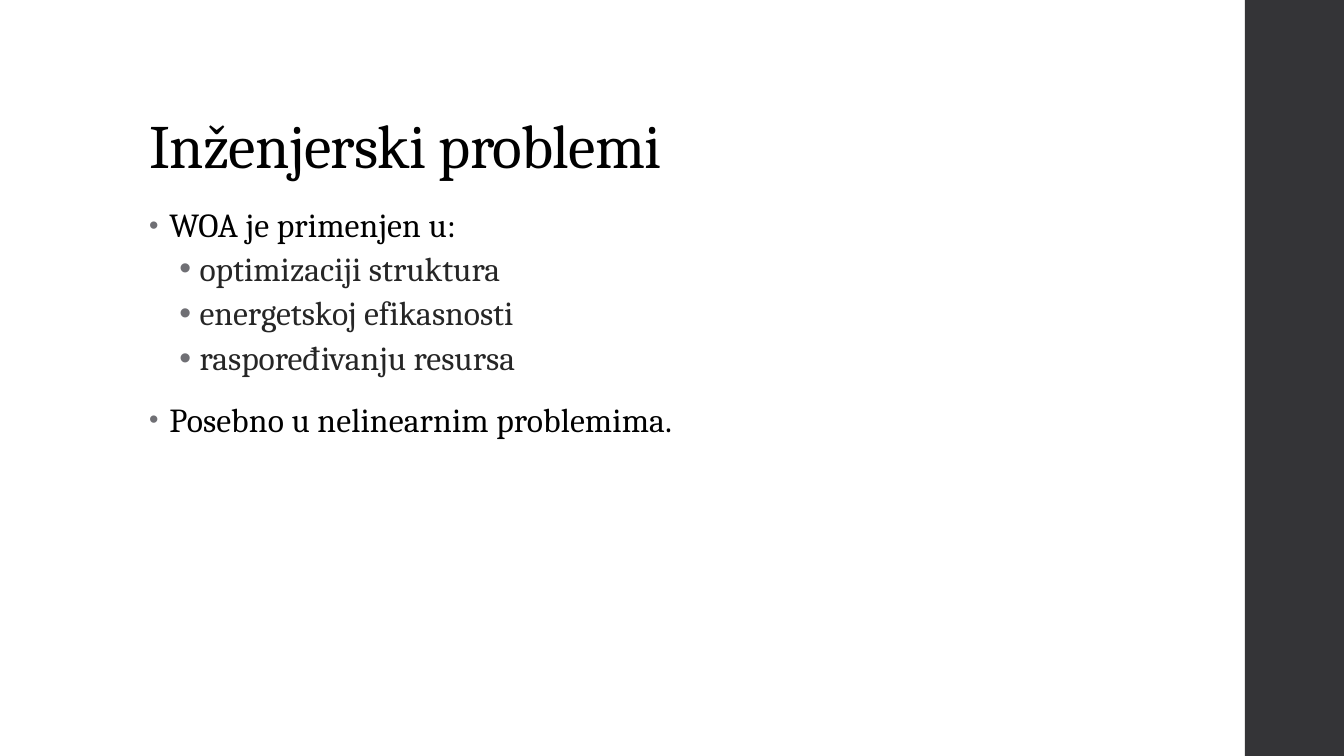
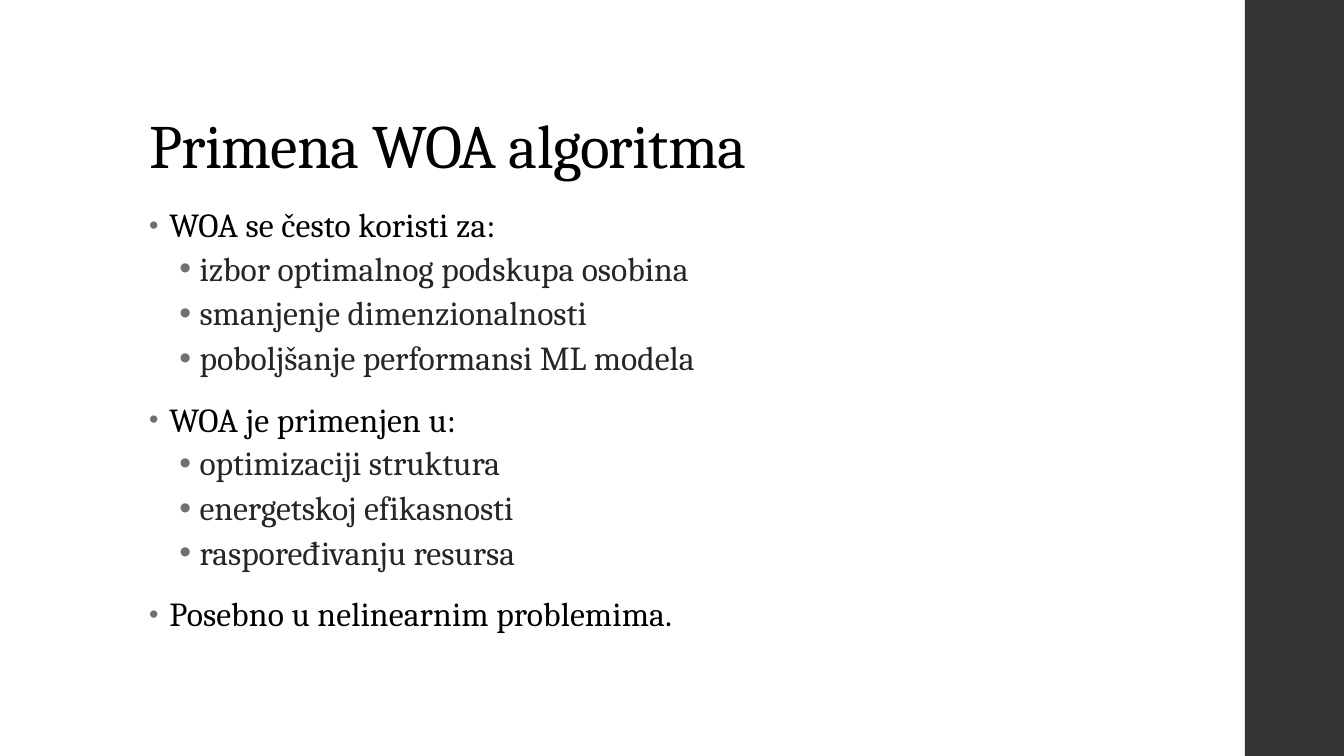
Before and after one commit to Vukasin211/AccountantAI, a slide deck: slide 12 of Vukasin Popovic Prezentacije/Whale Optimization Algorithm Tema 4.pptx (slide 18 before the commit). Drawn at 1344x756 pixels with LibreOffice and Linux fonts; fonts in the diff are those of the drawing. Boxes give left, top, right and bottom in pixels: in the first picture for what was removed or moved away, otherwise in the second. Text is boxed around its words. In the diff, an @@ line names an element or a change of style, - is before the commit and + after.

```diff
--- a/Vukasin Popovic Prezentacije/Whale Optimization Algorithm Tema 4.pptx
+++ b/Vukasin Popovic Prezentacije/Whale Optimization Algorithm Tema 4.pptx
@@ title at (149,125,747,181): text changed @@
-Inženjerski problemi
+Primena WOA algoritma
@@ text at (169,213,695,378): paragraphs added @@
+• WOA se često koristi za:
+  • izbor optimalnog podskupa osobina
+  • smanjenje dimenzionalnosti
+  • poboljšanje performansi ML modela
```
Also in this commit, not shown: 6 slides removed, 2 other files.
